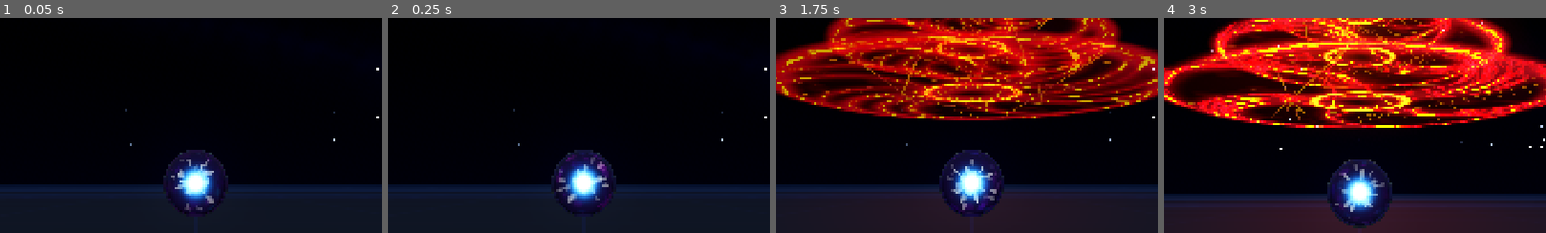
Above: before the commit, frames 1-4 (left to right).
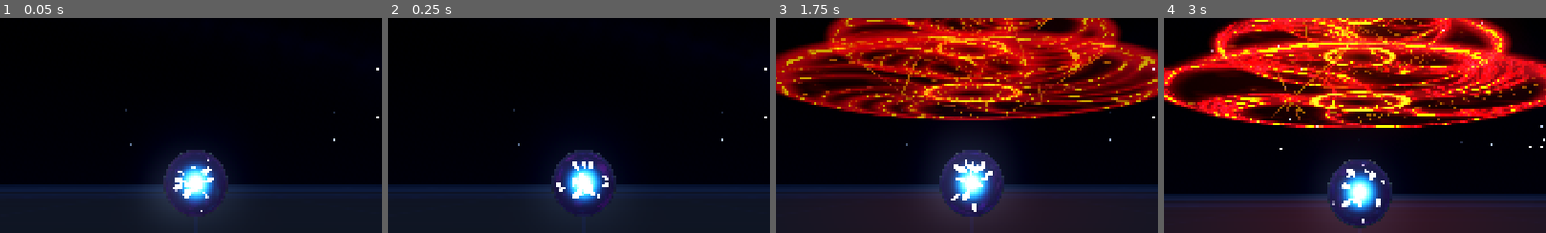
Above: after the commit, the same moments.

Repository: DHA343/explosion
Game: Godot game, scene res://main/main_3d.tscn
The game is run twice, just before and just after one commit, with the same random seed, the same clock (stepped at 60 frames per second) and the same inputs.
Inputs (mouse positions are % of the whole screen's width and height, from its top left):
- Up to frame 1 (0.05 s): no input
- Up to frame 2 (0.25 s): no input
- Up to frame 3 (1.75 s): tap Enter at 0.5 s; move the mouse to (72, 45) at 0.52 s; hold D 0.53-1.25 s; tap 1 at 0.6 s; click (72, 45) at 0.67 s; drag from (30, 55) to (45, 70) at 1.27 s
- Up to frame 4 (3 s): move the mouse to (60, 28) at 2.02 s; hold D 2.03-2.75 s; tap F at 2.1 s; drag from (45, 70) to (20, 35) at 2.77 s
The pictures show only the part of the screen within x 24-74%, y 47-97%; the shares and areas given below are measured in that part.

The runs differ from the first frame. In frame 1, 3.6% of the frame differs, in the area x 41-59%, y 62-92%; in frame 2, 2.5%; in frame 3, 4.4%, in the area x 41-59%, y 57-92%; in frame 4, 2.8%.

Commit message:
surfece -> rim

Diff:
--- a/energy_sphere/core_glow/core_color_material.tres
+++ b/energy_sphere/core_glow/core_color_material.tres
@@ -6,6 +6,6 @@
 render_priority = -1
 shader = ExtResource("1_s7slj")
 shader_parameter/sphere_radius = 0.5
-shader_parameter/core_ratio = 0.42999999038864
-shader_parameter/intensity = 2.40000003576288
+shader_parameter/core_ratio = 0.46999998949456
+shader_parameter/intensity = 3.0000000447036004
 shader_parameter/ColorParameter = Color(0, 0.8745043, 1.8247963, 1)
--- a/energy_sphere/core_glow/core_glow_material.tres
+++ b/energy_sphere/core_glow/core_glow_material.tres
@@ -6,6 +6,6 @@
 render_priority = 0
 shader = ExtResource("1_g4en1")
 shader_parameter/sphere_radius = 0.5
-shader_parameter/core_ratio = 0.32999999262384005
+shader_parameter/core_ratio = 0.3
 shader_parameter/intensity = 2.0
 shader_parameter/ColorParameter = Color(1, 1, 1, 1)
--- a/energy_sphere/energy_shell/energy_shell.gd
+++ b/energy_sphere/energy_shell/energy_shell.gd
@@ -22,8 +22,8 @@
 	get:
 		return radius * (1.0 - thickness_ratio)
 
-@onready var _outer_surface: MeshInstance3D = $OuterSurface
-@onready var _inner_surface: MeshInstance3D = $InnerSurface
+@onready var _outer_rim: MeshInstance3D = $OuterRim
+@onready var _inner_rim: MeshInstance3D = $InnerRim
 @onready var _patch_instances: MultiMeshInstance3D = $ShellPatches/PatchInstances
 
 
@@ -32,11 +32,11 @@
 
 
 func _update_shell() -> void:
-	var sphere_mesh := _outer_surface.mesh as SphereMesh
-	assert(sphere_mesh != null, "OuterSurface requires a SphereMesh.")
+	var sphere_mesh := _outer_rim.mesh as SphereMesh
+	assert(sphere_mesh != null, "OuterRim requires a SphereMesh.")
 
 	sphere_mesh.radius = radius
 	sphere_mesh.height = radius * 2.0
-	_inner_surface.scale = Vector3.ONE * (1.0 - thickness_ratio)
+	_inner_rim.scale = Vector3.ONE * (1.0 - thickness_ratio)
 	_patch_instances.set_instance_shader_parameter(PATCH_INNER_RADIUS_PARAMETER, inner_radius)
 	inner_radius_changed.emit(inner_radius)
--- /dev/null
+++ b/energy_sphere/energy_shell/shell_rim/inner_rim_material.tres
@@ -0,0 +1,10 @@
+[gd_resource type="ShaderMaterial" format=3 uid="uid://bhdgdsgqklj3y"]
+
+[ext_resource type="Shader" uid="uid://bdkuyvvt87xp6" path="res://energy_sphere/energy_shell/shell_rim/inner_rim_shader.tres" id="1_surface"]
+
+[resource]
+render_priority = 0
+shader = ExtResource("1_surface")
+shader_parameter/opacity = 0.86999998055376
+shader_parameter/fresnel_power = 1.0000000149012
+shader_parameter/color = Color(0.08448668, 0.0037999963, 0.19, 1)
--- /dev/null
+++ b/energy_sphere/energy_shell/shell_rim/outer_rim_material.tres
@@ -0,0 +1,14 @@
+[gd_resource type="ShaderMaterial" format=3 uid="uid://c2g08h1qq33rr"]
+
+[ext_resource type="Shader" uid="uid://ci8wdc2tuo6or" path="res://energy_sphere/energy_shell/shell_rim/outer_rim_shader.tres" id="1_cj3qe"]
+
+[resource]
+render_priority = 0
+shader = ExtResource("1_cj3qe")
+shader_parameter/fresnel_power = 3.0000000447036004
+shader_parameter/rim_width = 0.0999999977648
+shader_parameter/rim_softness = 0.249999994412
+shader_parameter/fresnel_opacity = 0.499999988824
+shader_parameter/rim_opacity = 0.999999977648
+shader_parameter/hue_cycle_speed = 1.5000000223518
+shader_parameter/rim_color = Color(0.0869, 0.11, 0.108844995, 1)
--- a/energy_sphere/energy_shell/shell_surface/outer_surface_shader.tres
+++ b/energy_sphere/energy_shell/shell_rim/outer_rim_shader.tres
@@ -13,9 +13,9 @@
 linked_parent_graph_frame = 42
 input_name = "time"
 
-[sub_resource type="VisualShaderNodeFloatParameter" id="VisualShaderNodeFloatParameter_hue_speed"]
-linked_parent_graph_frame = 42
-parameter_name = "hue_speed"
+[sub_resource type="VisualShaderNodeFloatParameter" id="VisualShaderNodeFloatParameter_hue_cycle_speed"]
+linked_parent_graph_frame = 42
+parameter_name = "hue_cycle_speed"
 hint = 2
 max = 8.0
 default_value_enabled = true
@@ -59,7 +59,7 @@
 
 [sub_resource type="VisualShaderNodeFloatParameter" id="VisualShaderNodeFloatParameter_l2lc2"]
 linked_parent_graph_frame = 70
-parameter_name = "edge_opacity"
+parameter_name = "rim_opacity"
 hint = 2
 step = 0.01
 default_value_enabled = true
@@ -67,7 +67,7 @@
 
 [sub_resource type="VisualShaderNodeFloatParameter" id="VisualShaderNodeFloatParameter_84gyk"]
 linked_parent_graph_frame = 70
-parameter_name = "edge_width"
+parameter_name = "rim_width"
 hint = 2
 min = 0.01
 max = 0.5
@@ -77,7 +77,7 @@
 
 [sub_resource type="VisualShaderNodeFloatParameter" id="VisualShaderNodeFloatParameter_60bcf"]
 linked_parent_graph_frame = 70
-parameter_name = "edge_softness"
+parameter_name = "rim_softness"
 hint = 2
 min = 0.01
 max = 0.5
@@ -120,7 +120,7 @@
 operator = 2
 
 [sub_resource type="VisualShaderNodeColorParameter" id="VisualShaderNodeColorParameter_rri4a"]
-parameter_name = "edge_color"
+parameter_name = "rim_color"
 
 [sub_resource type="VisualShaderNodeVectorOp" id="VisualShaderNodeVectorOp_5bytv"]
 
@@ -135,7 +135,7 @@
 
 [sub_resource type="VisualShaderNodeFrame" id="VisualShaderNodeFrame_60bcf"]
 size = Vector2(1444.0002, 754.0001)
-title = "Edge Mask"
+title = "Rim Mask"
 tint_color_enabled = true
 attached_nodes = PackedInt32Array(55, 51, 45, 68, 50, 46, 49, 48)
 
@@ -149,7 +149,7 @@
 nodes/fragment/6/position = Vector2(-240, -160)
 nodes/fragment/22/node = SubResource("VisualShaderNodeInput_time")
 nodes/fragment/22/position = Vector2(960, -180)
-nodes/fragment/23/node = SubResource("VisualShaderNodeFloatParameter_hue_speed")
+nodes/fragment/23/node = SubResource("VisualShaderNodeFloatParameter_hue_cycle_speed")
 nodes/fragment/23/position = Vector2(960, -20)
 nodes/fragment/24/node = SubResource("VisualShaderNodeFloatOp_hue_time")
 nodes/fragment/24/position = Vector2(1340, -180)
--- a/energy_sphere/energy_shell/shell_surface/inner_surface_material.tres
+++ /dev/null
@@ -1,10 +0,0 @@
-[gd_resource type="ShaderMaterial" format=3 uid="uid://bhdgdsgqklj3y"]
-
-[ext_resource type="Shader" uid="uid://bdkuyvvt87xp6" path="res://energy_sphere/energy_shell/shell_surface/inner_surface_shader.tres" id="1_surface"]
-
-[resource]
-render_priority = -1
-shader = ExtResource("1_surface")
-shader_parameter/opacity = 0.75
-shader_parameter/fresnel_power = 1.3000000193715602
-shader_parameter/color = Color(0, 0, 0, 1)
--- a/energy_sphere/energy_shell/shell_surface/outer_surface_material.tres
+++ /dev/null
@@ -1,14 +0,0 @@
-[gd_resource type="ShaderMaterial" format=3 uid="uid://c2g08h1qq33rr"]
-
-[ext_resource type="Shader" uid="uid://ci8wdc2tuo6or" path="res://energy_sphere/energy_shell/shell_surface/outer_surface_shader.tres" id="1_cj3qe"]
-
-[resource]
-render_priority = 0
-shader = ExtResource("1_cj3qe")
-shader_parameter/fresnel_power = 3.0000000447036004
-shader_parameter/edge_width = 0.0999999977648
-shader_parameter/edge_softness = 0.249999994412
-shader_parameter/fresnel_opacity = 0.499999988824
-shader_parameter/edge_opacity = 0.999999977648
-shader_parameter/hue_speed = 1.5000000223518
-shader_parameter/edge_color = Color(0.0869, 0.11, 0.108844995, 1)
--- a/energy_sphere/energy_sphere.tscn
+++ b/energy_sphere/energy_sphere.tscn
@@ -8,11 +8,11 @@
 [ext_resource type="Material" uid="uid://1j4l2g57ssae" path="res://energy_sphere/core_glow/core_color_material.tres" id="6_h5tvb"]
 [ext_resource type="Script" uid="uid://byybh5vfd750i" path="res://energy_sphere/inflow_streaks/inflow_streaks.gd" id="6_tknrg"]
 [ext_resource type="PackedScene" uid="uid://b1sr5qiur6oiv" path="res://energy_sphere/inflow_streaks/inflow_streaks_2d.tscn" id="7_inflow_streaks"]
-[ext_resource type="Material" uid="uid://c2g08h1qq33rr" path="res://energy_sphere/energy_shell/shell_surface/outer_surface_material.tres" id="8_1g8yp"]
+[ext_resource type="Material" uid="uid://c2g08h1qq33rr" path="res://energy_sphere/energy_shell/shell_rim/outer_rim_material.tres" id="8_1g8yp"]
 [ext_resource type="SphereMesh" uid="uid://d3ovpsnatm2bp" path="res://energy_sphere/energy_shell/shell_mesh.tres" id="8_unqks"]
 [ext_resource type="Material" uid="uid://dqqvueg5466ir" path="res://energy_sphere/energy_shell/shell_backdrop/shell_backdrop_material.tres" id="9_0rfsn"]
 [ext_resource type="Script" uid="uid://dgskhxipcwkvq" path="res://energy_sphere/energy_shell/shell_patches/shell_patches.gd" id="9_bnioy"]
-[ext_resource type="Material" uid="uid://bhdgdsgqklj3y" path="res://energy_sphere/energy_shell/shell_surface/inner_surface_material.tres" id="9_inner_surface"]
+[ext_resource type="Material" uid="uid://bhdgdsgqklj3y" path="res://energy_sphere/energy_shell/shell_rim/inner_rim_material.tres" id="9_inner_rim"]
 [ext_resource type="Script" uid="uid://dbtn2y65qrow0" path="res://energy_sphere/energy_shell/energy_shell.gd" id="9_ocr5p"]
 [ext_resource type="PlaneMesh" uid="uid://e5qb35syyn4n" path="res://energy_sphere/energy_shell/shell_patches/shell_patch_mesh.tres" id="10_bnioy"]
 [ext_resource type="Script" uid="uid://biuoc1wmvqhfl" path="res://energy_sphere/radial_energy/radial_energy.gd" id="10_radial_energy"]
@@ -161,8 +161,9 @@
 
 [node name="RadialEnergy" type="Node3D" parent="." unique_id=790397916]
 script = ExtResource("10_radial_energy")
-lifetime = 0.56
-lifetime_variation = 0.06
+instance_count = 24
+lifetime = 0.26
+lifetime_variation = 0.05
 deceleration_power = 1.8
 length_shrink_start_ratio = 0.6
 length_shrink_power = 1.2
@@ -186,13 +187,13 @@
 cast_shadow = 0
 mesh = ExtResource("8_unqks")
 
-[node name="OuterSurface" type="MeshInstance3D" parent="EnergyShell" unique_id=347990059]
+[node name="OuterRim" type="MeshInstance3D" parent="EnergyShell" unique_id=347990059]
 material_override = ExtResource("8_1g8yp")
 mesh = ExtResource("8_unqks")
 
-[node name="InnerSurface" type="MeshInstance3D" parent="EnergyShell" unique_id=1475531302]
+[node name="InnerRim" type="MeshInstance3D" parent="EnergyShell" unique_id=1475531302]
 transform = Transform3D(0.93, 0, 0, 0, 0.93, 0, 0, 0, 0.93, 0, 0, 0)
-material_override = ExtResource("9_inner_surface")
+material_override = ExtResource("9_inner_rim")
 mesh = ExtResource("8_unqks")
 
 [node name="ShellPatches" type="Node3D" parent="EnergyShell" unique_id=1708681012]
--- a/energy_sphere/inflow_streaks/inflow_streaks.gdshader
+++ b/energy_sphere/inflow_streaks/inflow_streaks.gdshader
@@ -1,6 +1,6 @@
 shader_type spatial;
 
-render_mode unshaded, blend_add, cull_disabled, depth_draw_never;
+render_mode unshaded, blend_mix, cull_disabled, depth_draw_never;
 
 uniform sampler2D streaks_texture : source_color;
 uniform vec4 streak_color : source_color = vec4(1.0);
--- a/energy_sphere/inflow_streaks/inflow_streaks_material.tres
+++ b/energy_sphere/inflow_streaks/inflow_streaks_material.tres
@@ -7,7 +7,7 @@
 
 [resource]
 resource_local_to_scene = true
-render_priority = 0
+render_priority = -1
 shader = ExtResource("1_qat0i")
 shader_parameter/streaks_texture = SubResource("ViewportTexture_qat0i")
 shader_parameter/streak_color = Color(0.9160796, 1.415874, 1.8247963, 0.3019608)
--- a/energy_sphere/radial_energy/radial_energy_instance_material.tres
+++ b/energy_sphere/radial_energy/radial_energy_instance_material.tres
@@ -6,5 +6,5 @@
 resource_name = "RadialEnergyInstanceMaterial"
 render_priority = -3
 shader = ExtResource("1_shader")
-shader_parameter/intensity = 1.0
-shader_parameter/edge_softness = 0.999999977648
+shader_parameter/intensity = 8.0
+shader_parameter/edge_softness = 0.6999999843536
Renamed: energy_sphere/energy_shell/shell_surface/inner_surface_shader.tres -> energy_sphere/energy_shell/shell_rim/inner_rim_shader.tres
